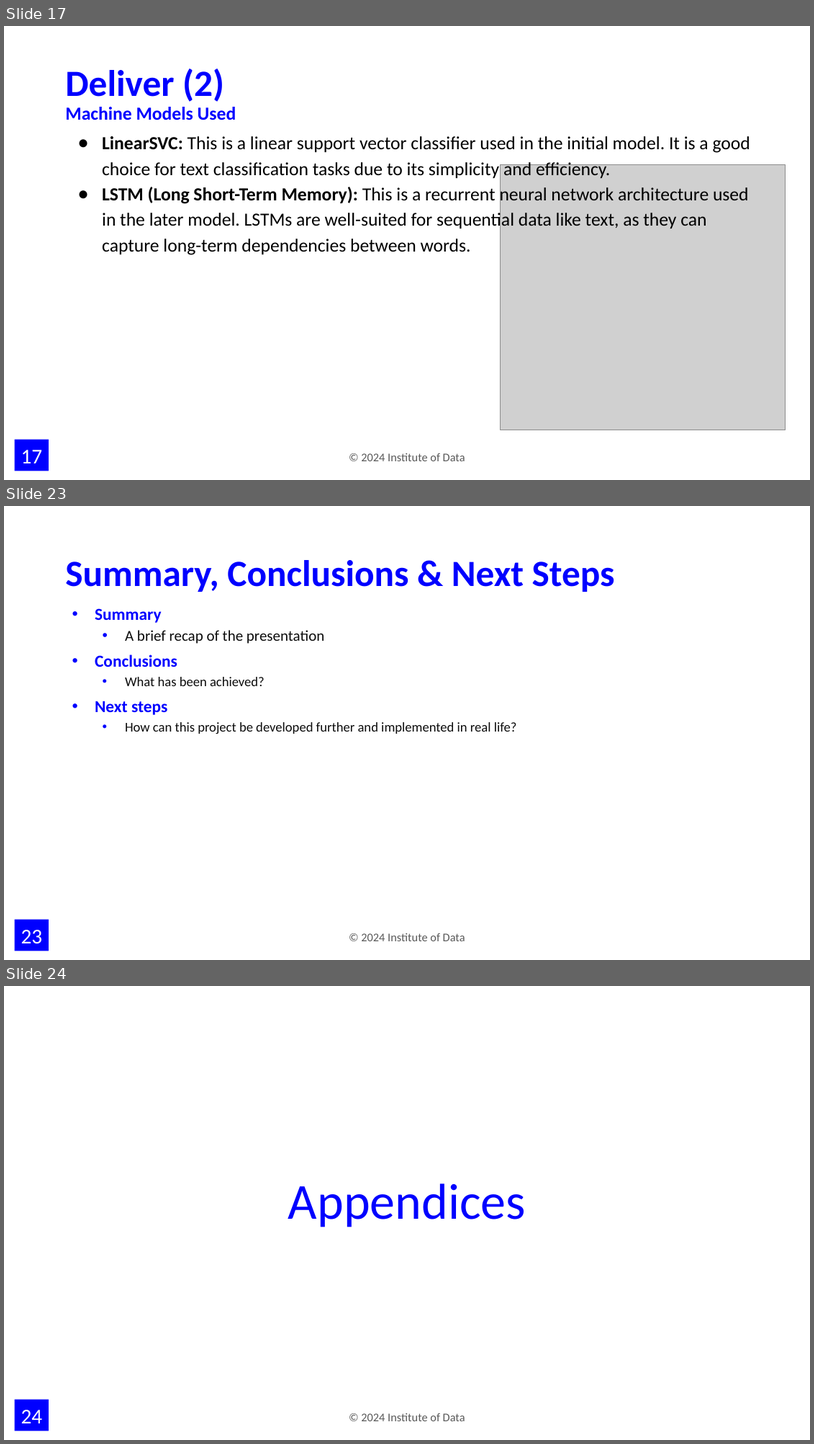
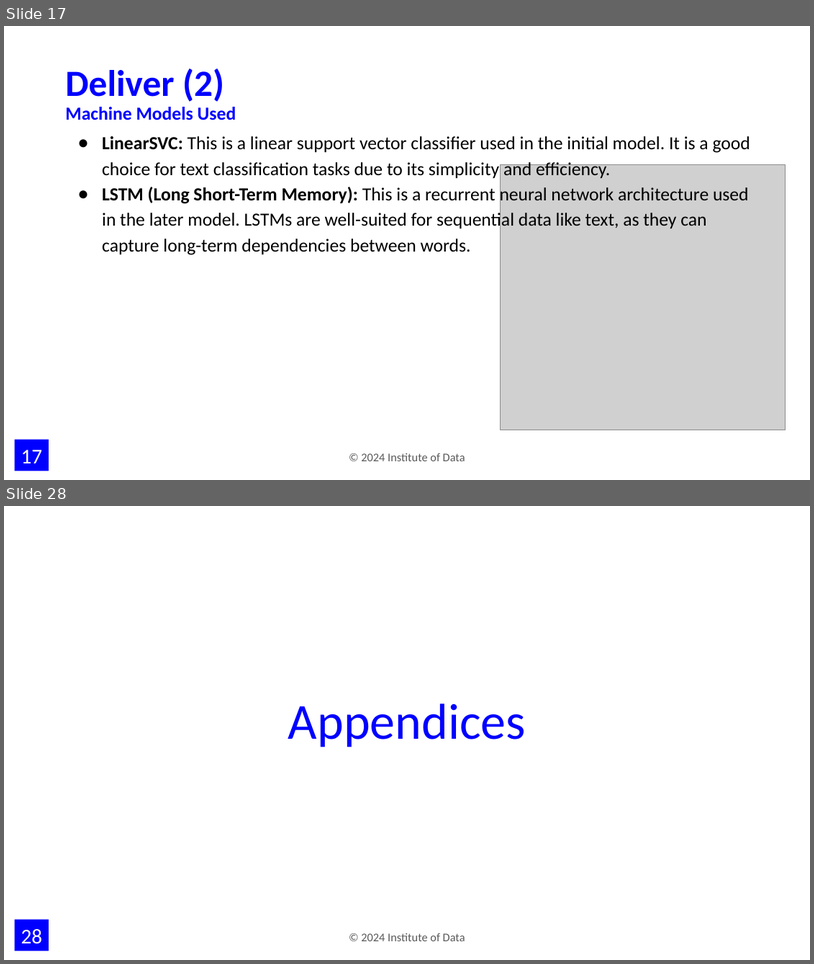
Before and after one commit to jimmychong1983/SocialMediaStressDetection, a slide deck: documentation/Harnessing NLP to Detect Stress in Social Media.pptx. Shown one above the other, each under a label of ours: slides 17, 23 and 24 before the commit, slides 17 and 28 after it; the slides between them are not shown. The pictures are 814x1444 and 814x964 pixels, drawn with LibreOffice and Linux fonts; fonts in the diff are those of the drawing; grey boxes stand for pictures; background and template pictures are left out. Boxes give left, top, right and bottom in pixels: in the first picture for what was removed or moved away, otherwise in the second. Text is boxed around its words. In the diff, an @@ line names an element or a change of style, - is before the commit and + after.

```diff
--- a/documentation/Harnessing NLP to Detect Stress in Social Media.pptx
+++ b/documentation/Harnessing NLP to Detect Stress in Social Media.pptx
@@ slide 23 removed at <box>4,506,810,960</box>, background #FFFFFF; not listed: 2 template elements that a slide beside it also shows @@
@@ title removed at <box>65,560,615,592</box> @@
-Summary, Conclusions & Next Steps
@@ text removed at <box>95,608,517,734</box> @@
-• Summary
-  • A brief recap of the presentation
-• Conclusions
-  • What has been achieved?
-• Next steps
-  • How can this project be developed further and implemented in real life?
@@ what was slide 24 is now slide 28 @@
@@ page number at <box>21,929,43,944</box>: text changed @@
-24
+28
```
Also in this commit, not shown: 6 slides changed, 6 slides added, 10 other slides removed, 2 other files.
